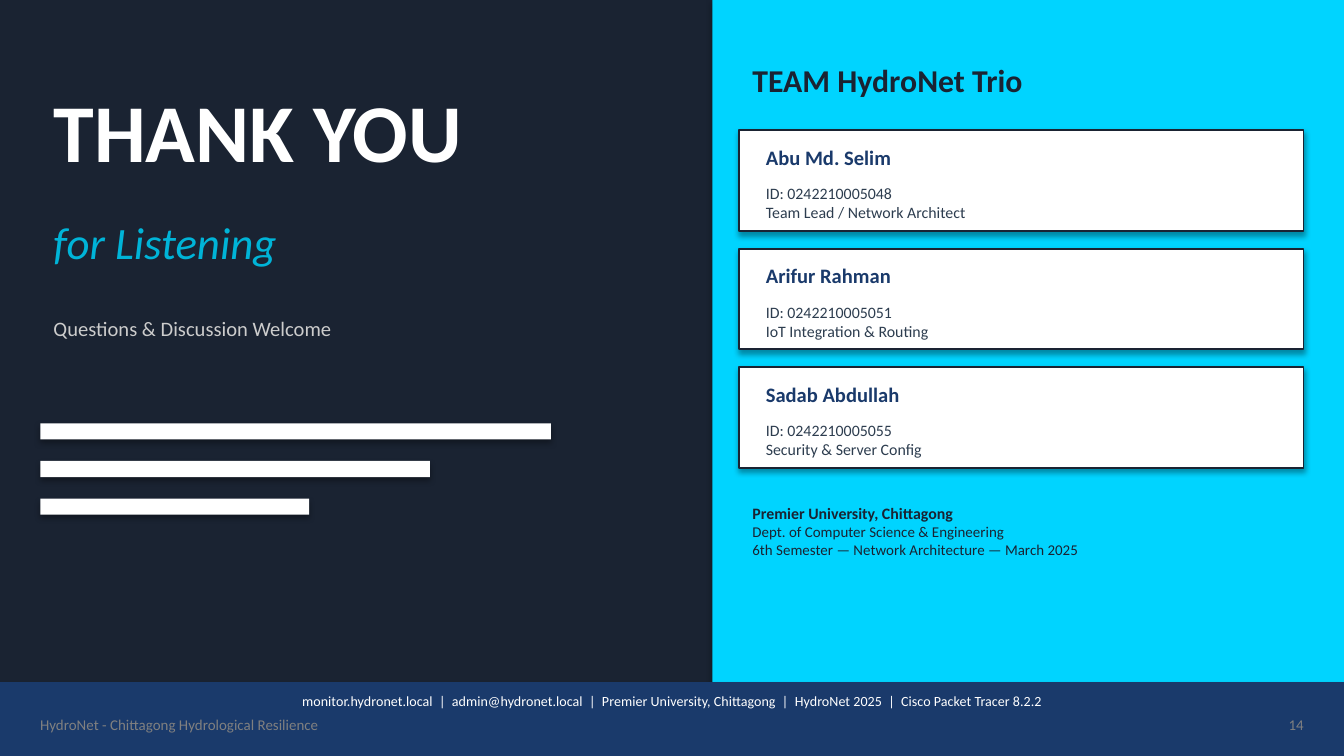
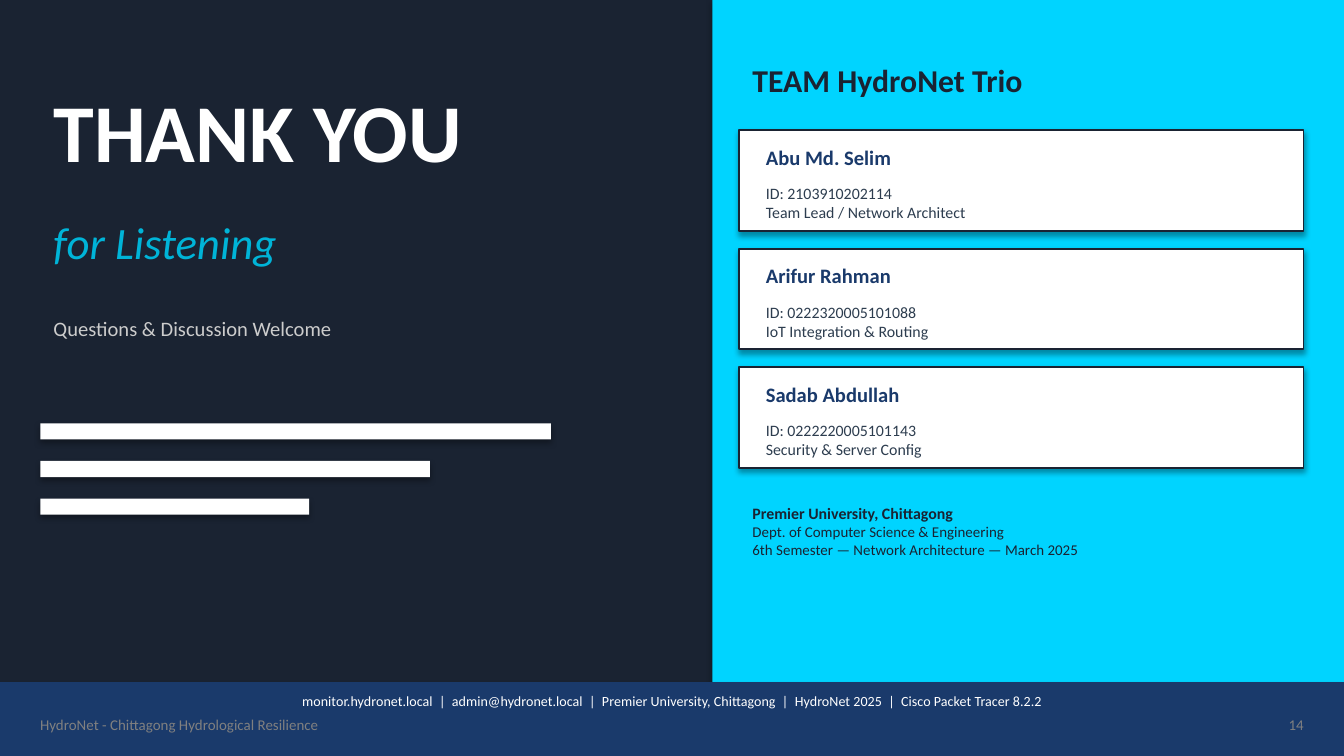
Before and after one commit to abumdselim/ChtCisco, a slide deck: slide 14 of HydroNet_Chittagong_Resilience_Final.pptx. Drawn at 1344x756 pixels with LibreOffice and Linux fonts; fonts in the diff are those of the drawing. Boxes give left, top, right and bottom in pixels: in the first picture for what was removed or moved away, otherwise in the second. Text is boxed around its words. In the diff, an @@ line names an element or a change of style, - is before the commit and + after.

```diff
--- a/HydroNet_Chittagong_Resilience_Final.pptx
+++ b/HydroNet_Chittagong_Resilience_Final.pptx
@@ text at (766, 188, 892, 199): text changed @@
-ID: 0242210005048
+ID: 2103910202114
@@ text at (766, 307, 916, 318): text changed @@
-ID: 0242210005051
+ID: 0222320005101088
@@ text at (766, 425, 916, 436): text changed @@
-ID: 0242210005055
+ID: 0222220005101143
```
Also in this commit, not shown: 1 other file.
